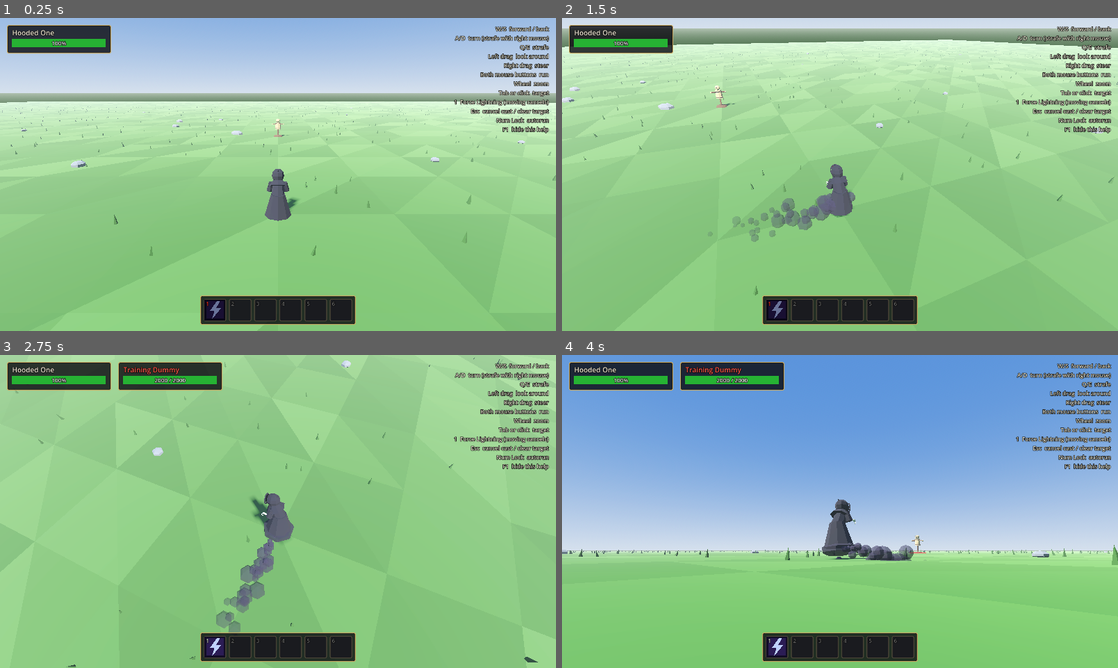
Above: before the commit, frames 1-4 (two rows, left to right).
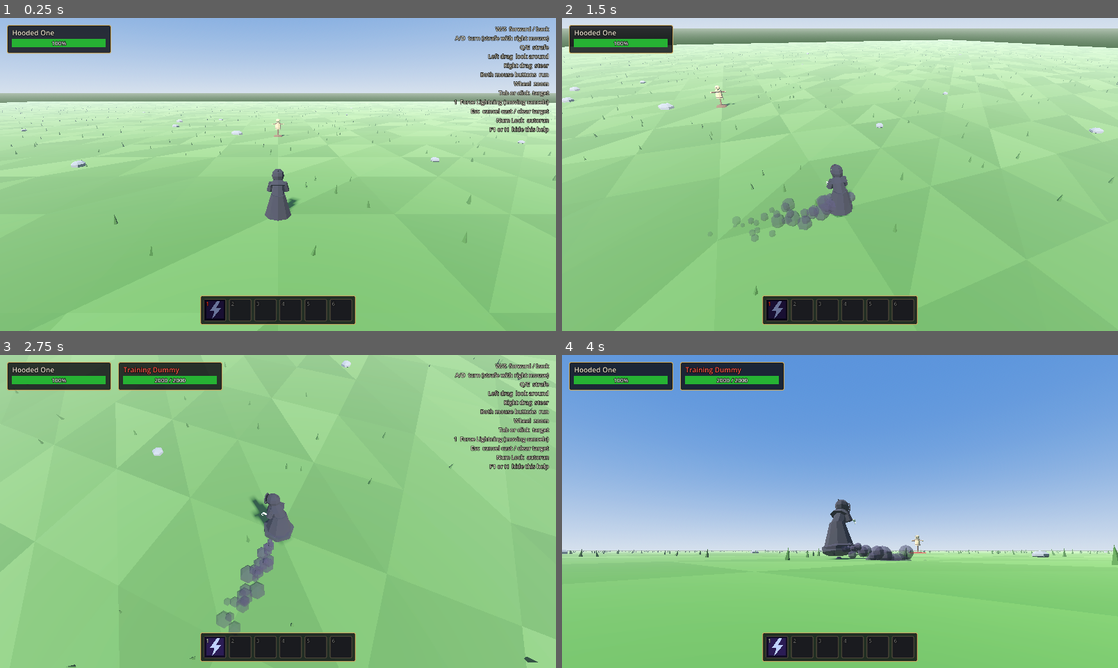
Above: after the commit, the same moments.

Repository: Kmad666/tab-target-test
Game: Godot game, scene res://scenes/main.tscn
The game is run twice, just before and just after one commit, with the same random seed, the same clock (stepped at 60 frames per second) and the same inputs.
Inputs (mouse positions are in pixels of both pictures, inside the frame that each line leads up to):
- Up to frame 1 (0.25 s): no input
- Up to frame 2 (1.5 s): tap Enter at 0.5 s; move the mouse to (962, 158) at 0.52 s; hold E (strafe_right) 0.53-1.25 s; tap H at 0.6 s; click (962, 158) at 0.67 s; drag from (728, 190) to (812, 237) at 1.27 s
- Up to frame 3 (2.75 s): move the mouse to (333, 442) at 2.02 s; hold E (strafe_right) from 2.03 s (still down); hold Tab (target_next) from 2.03 s (still down); click (333, 442) at 2.17 s; tap H at 2.3 s
- Up to frame 4 (4 s): release E (strafe_right) at 2.75 s; release Tab (target_next) at 2.75 s; drag from (812, 574) to (673, 464) at 2.77 s; move the mouse to (1006, 558) at 3.52 s; hold Q (strafe_left) from 3.53 s (still down); tap H at 3.6 s; click (1006, 558) at 3.67 s

The runs differ from the first frame. In frame 1, less than 0.1% of the frame differs, in the area x 88-99%, y 34-37%; in frame 2, 1.6%; in frame 3, less than 0.1%; in frame 4, 1.7%, in the area x 81-99%, y 2-37%.

Commit message:
Add web export preset and H as a help toggle
Co-Authored-By: Claude Opus 5.5 <noreply@anthropic.com>
Claude-Session: https://claude.ai/code/session_01EAoqZAyhY1NZjNSUqSEYbL

Diff:
--- a/scripts/hud.gd
+++ b/scripts/hud.gd
@@ -134,7 +134,7 @@
 
 	# Controls (F1 toggles)
 	_help = _label("", 13, Color(0.9, 0.88, 0.8))
-	_help.text = "W/S  forward / back\nA/D  turn (strafe with r …(181 unchanged characters)… t / clear target\nNum Lock  autorun\nF1  hide this help"
+	_help.text = "W/S  forward / back\nA/D  turn (strafe with r …(181 unchanged characters)… t / clear target\nNum Lock  autorun\nF1 or H  hide this help"
 	_help.horizontal_alignment = HORIZONTAL_ALIGNMENT_RIGHT
 	_root.add_child(_help)
 
--- a/scripts/main.gd
+++ b/scripts/main.gd
@@ -42,7 +42,7 @@
 	_bind("spell_1", [KEY_1])
 	_bind("cancel", [KEY_ESCAPE])
 	_bind("autorun", [KEY_NUMLOCK])
-	_bind("toggle_help", [KEY_F1])
+	_bind("toggle_help", [KEY_F1, KEY_H])
 
 
 func _bind(action: String, keys: Array) -> void:
Not shown, added: export_presets.cfg
Not shown, changed: .gitignore
Not shown, changed: README.md
